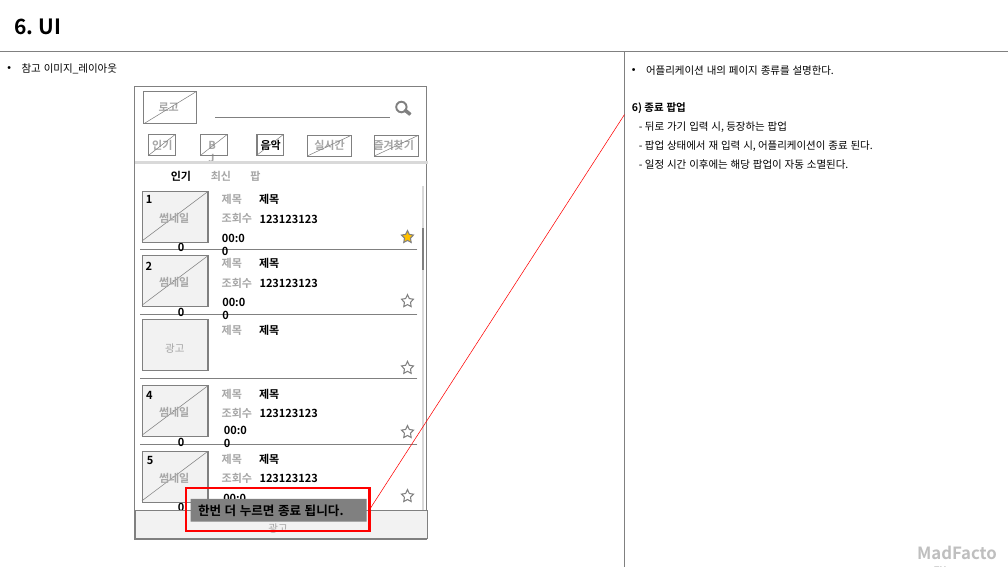
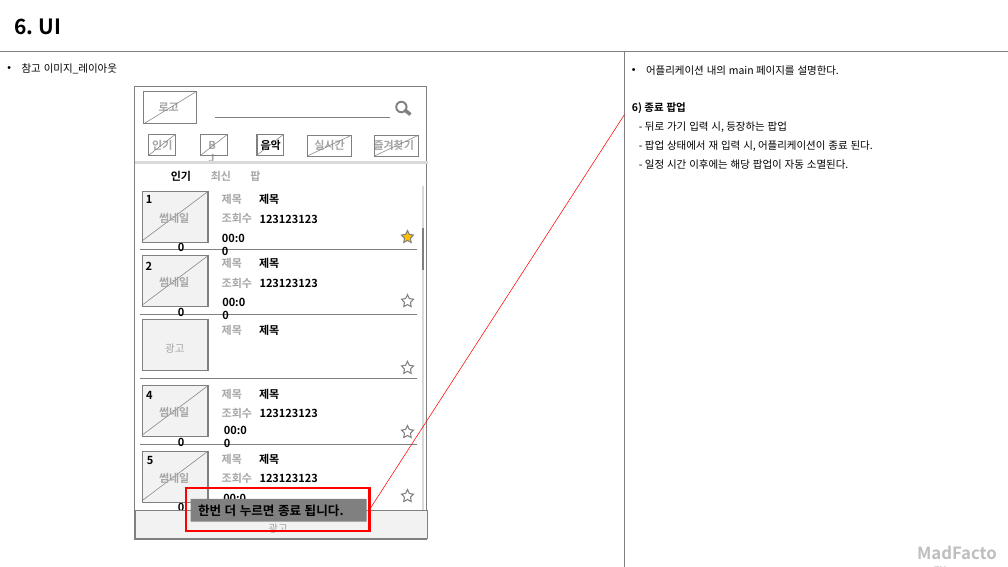
Before and after one commit to nnnyyy/MadYoutubeFilter, a slide deck: slide 13 of Doc/모두의 동영상_170501.pptx. Drawn at 1008x567 pixels with LibreOffice and Linux fonts; fonts in the diff are those of the drawing. Boxes give left, top, right and bottom in pixels: in the first picture for what was removed or moved away, otherwise in the second. Text is boxed around its words. In the diff, an @@ line names an element or a change of style, - is before the commit and + after.

Commit message:
문서 내용 수정
동영상 보기 페이지 부분 수정

```diff
--- a/Doc/모두의 동영상_170501.pptx
+++ b/Doc/모두의 동영상_170501.pptx
@@ text at [646, 65, 839, 75]: text changed @@
-• 어플리케이션 내의 페이지 종류를 설명한다.
+• 어플리케이션 내의 main 페이지를 설명한다.
```
Also in this commit, not shown: 7 other slides changed, 2 slides added.
